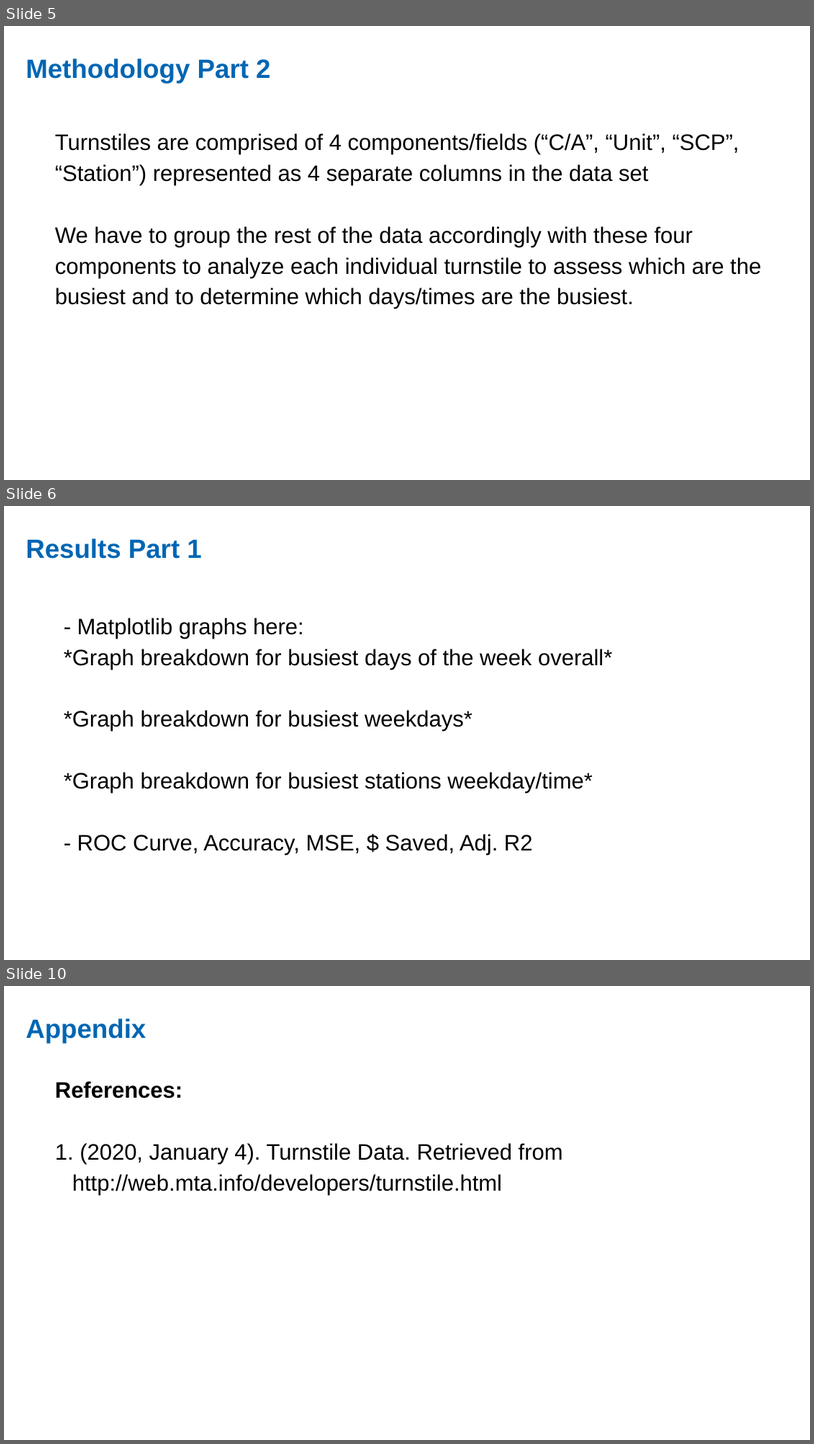
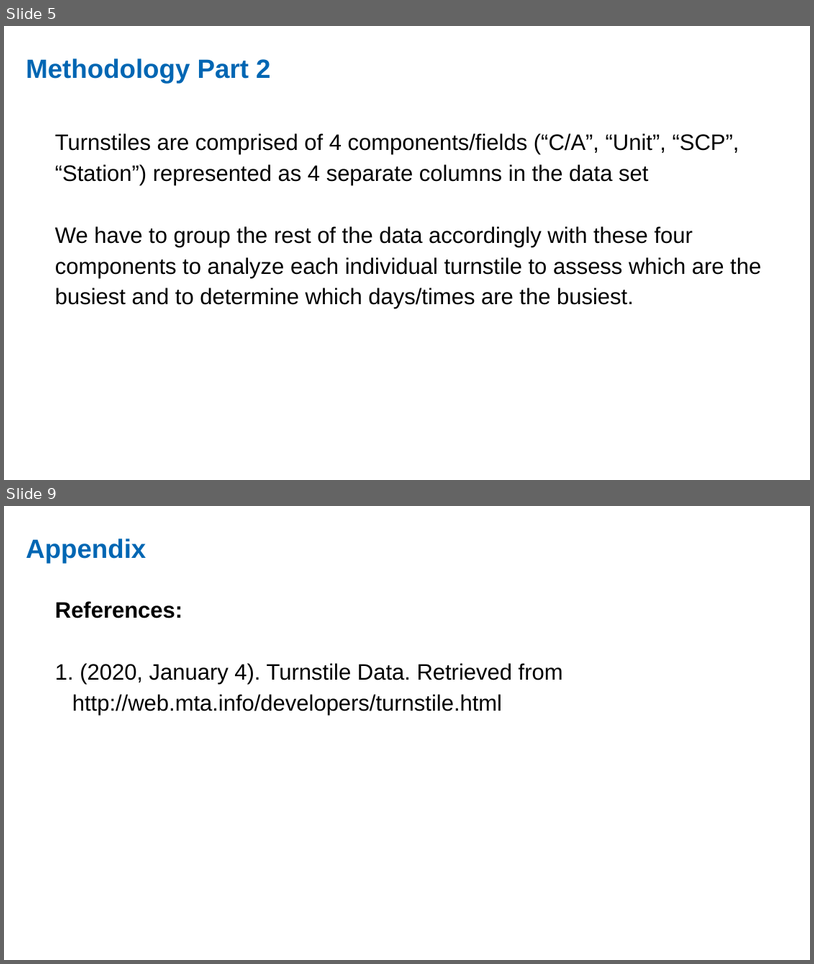
Before and after one commit to ekand/mtacular, a slide deck: reports/MTA_Data_PP.odp. Shown one above the other, each under a label of ours: slides 5, 6 and 10 before the commit, slides 5 and 9 after it; the slides between them are not shown. The pictures are 814x1444 and 814x964 pixels, drawn with LibreOffice and Linux fonts; fonts in the diff are those of the drawing. Boxes give left, top, right and bottom in pixels: in the first picture for what was removed or moved away, otherwise in the second. Text is boxed around its words. In the diff, an @@ line names an element or a change of style, - is before the commit and + after.

```diff
--- a/reports/MTA_Data_PP.odp
+++ b/reports/MTA_Data_PP.odp
@@ slide 6 removed at (4,506,810,960), background #FFFFFF @@
@@ text removed at (26,538,201,559) @@
-Results Part 1
@@ text removed at (64,618,612,854) @@
-- Matplotlib graphs here:
-*Graph breakdown for busiest days of the week overall*
-*Graph breakdown for busiest weekdays*
-*Graph breakdown for busiest stations weekday/time*
-- ROC Curve, Accuracy, MSE, $ Saved, Adj. R2
@@ what was slide 10 is now slide 9 @@
```
Also in this commit, not shown: 1 slide changed, 2 slides added, 2 other slides removed.
